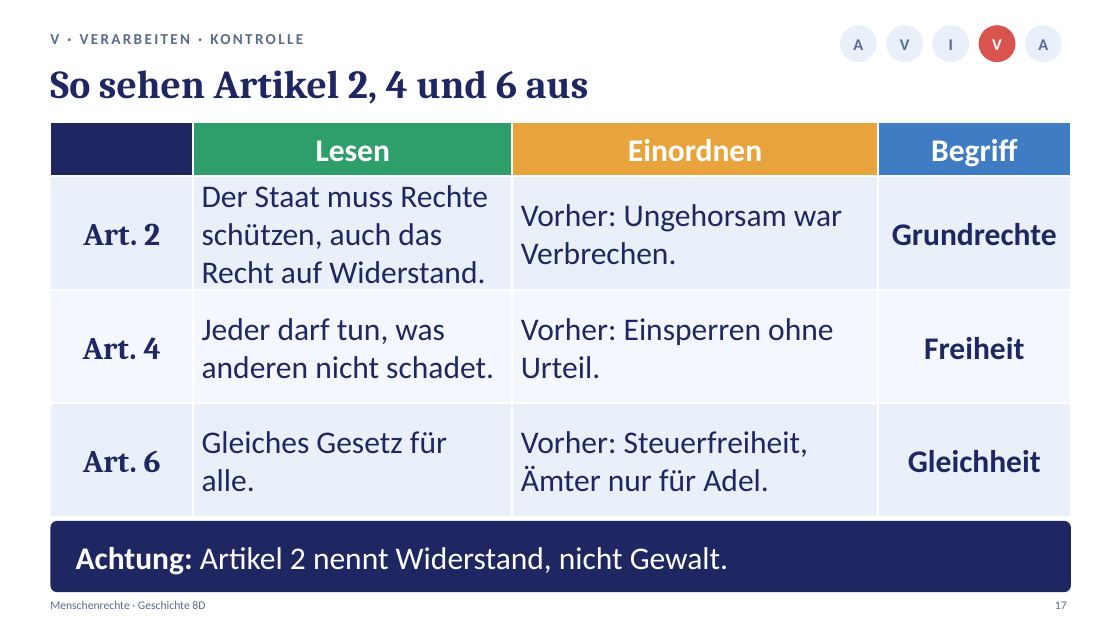
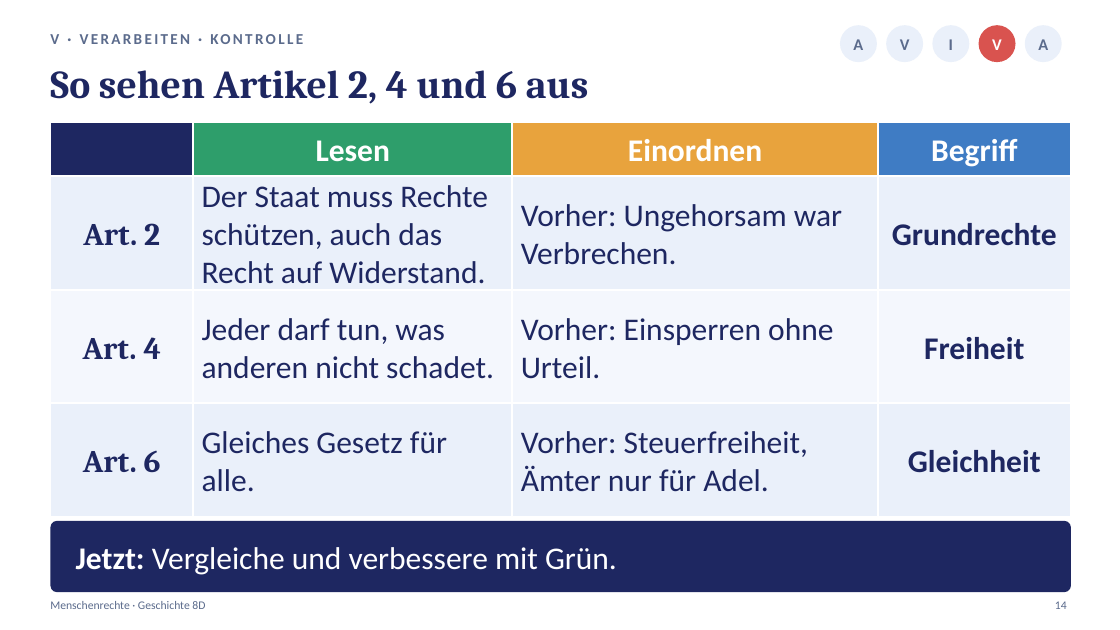
Before and after one commit to golzkonstantin-gif/Schule, a slide deck: slide 14 of Geschichte_8D/Stunde4_Menschenrechte/Praesentation_Stunde4_Menschenrechte_8D.pptx (slide 17 before the commit). Drawn at 1120x630 pixels with LibreOffice and Linux fonts; fonts in the diff are those of the drawing. Boxes give left, top, right and bottom in pixels: in the first picture for what was removed or moved away, otherwise in the second. Text is boxed around its words. In the diff, an @@ line names an element or a change of style, - is before the commit and + after.

```diff
--- a/Geschichte_8D/Stunde4_Menschenrechte/Praesentation_Stunde4_Menschenrechte_8D.pptx
+++ b/Geschichte_8D/Stunde4_Menschenrechte/Praesentation_Stunde4_Menschenrechte_8D.pptx
@@ text at [76, 547, 617, 575]: text changed @@
-Achtung: Artikel 2 nennt Widerstand, nicht Gewalt.
+Jetzt: Vergleiche und verbessere mit Grün.
@@ text at [1055, 601, 1067, 609]: text changed @@
-17
+14
```
Also in this commit, not shown: 17 other slides changed, 2 slides added, 3 slides removed, 16 other files.
